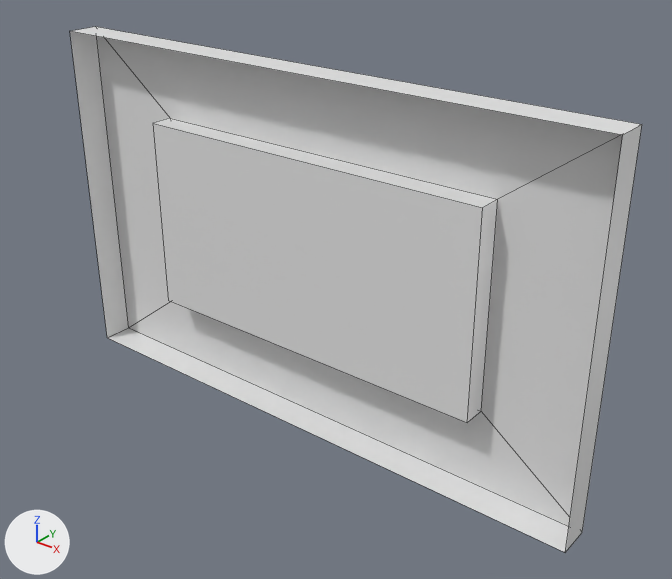
A saved change to the FBX model Assets/Fbx/Vagon/Vagon_Stateroom/Vagon_Stateroom_Equipment_sockets_01.fbx.
Both versions are drawn from a 50 mm lens placed at (7.0645, -1.5932, 2.1167), pointed at (6.9743, -1.4805, 2.0468). Arrows for +X, +Y and +Z are at lower left; the lights stay in place. Mesh edges are drawn as thin lines. Where no turn or scale is listed for an object, it has been applied to the vertices.

Objects in the first picture: 'Vagon_Stateroom_Equipment_sockets_01'.
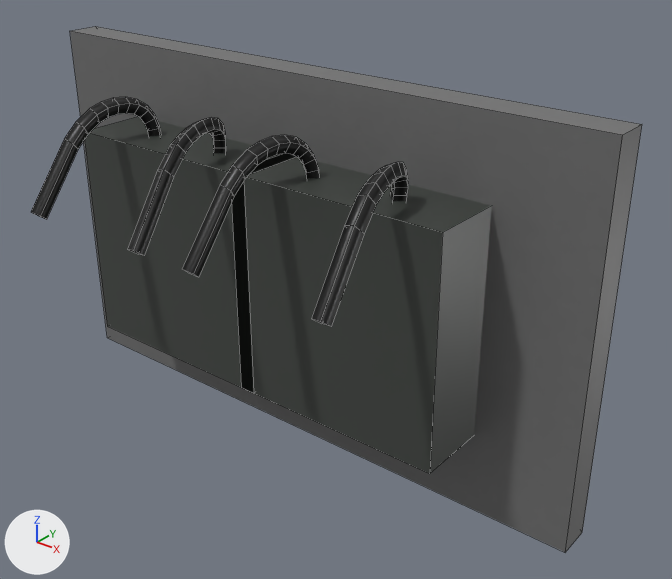
Diff of the bpy script that builds the scene:
```diff
--- a/Assets/Fbx/Vagon/Vagon_Stateroom/Vagon_Stateroom_Equipment_sockets_01.fbx.py
+++ b/Assets/Fbx/Vagon/Vagon_Stateroom/Vagon_Stateroom_Equipment_sockets_01.fbx.py
@@ img_im_body_inner_detals_albedo_png @@
+img_im_body_inner_detals_albedo_png = load_image('IM_Body_inner_Detals_Albedo.png', '../../../Materials/Vagon_inside/IM_Body_inner_Detals_Albedo.png', 4096, 4096, 'sRGB')
@@ img_im_stateroom_albedo_png @@
+img_im_stateroom_albedo_png = load_image('IM_Stateroom_Albedo.png', '../../../Materials/Vagon_inside/IM_Stateroom_Albedo.png', 4096, 4096, 'sRGB')
@@ mat_im_stateroom @@
 mat_im_stateroom = principled_material('IM_Stateroom')
-mat_im_stateroom.base_color = (0.8, 0.8, 0.8)  # white #e7e7e7
+mat_im_stateroom.texture = img_im_stateroom_albedo_png
 mat_im_stateroom.roughness = 0.4
@@ mat_im_body_inner_detals @@
+mat_im_body_inner_detals = principled_material('IM_Body_inner_Detals')
+mat_im_body_inner_detals.texture = img_im_body_inner_detals_albedo_png
+mat_im_body_inner_detals.roughness = 0.4
@@ me_vagon_stateroom_equipment_sockets_01 @@
 # used by ob_vagon_stateroom_equipment_sockets_01; location = (6.9748, -1.4729, 2.0475)
-me_vagon_stateroom_equipment_sockets_01.from_pydata(...)  # 211 vertices, 223 faces; spans x -0.0705..0.0452, y -0.005..0.0016, z -0.0353..0.0345
+me_vagon_stateroom_equipment_sockets_01.from_pydata(...)  # 419 vertices, 410 faces; spans x -0.0705..0.0452, y -0.0359..0.0016, z -0.0353..0.0345
+# me_vagon_stateroom_equipment_sockets_01 part 1: a new loose piece of 48 vertices spanning x -0.0079..-0.0008, y -0.0359..-0.0098, z 0.0097..0.0278, in mat_im_body_inner_detals (picture img_im_body_inner_detals_albedo_png)
+# me_vagon_stateroom_equipment_sockets_01 part 2: a new loose piece of 48 vertices spanning x 0.0129..0.0201, y -0.0359..-0.0098, z 0.0097..0.0278, in mat_im_body_inner_detals (picture img_im_body_inner_detals_albedo_png)
+# me_vagon_stateroom_equipment_sockets_01 part 3: a new loose piece of 48 vertices spanning x -0.0456..-0.0385, y -0.0359..-0.0098, z 0.0097..0.0278, in mat_im_body_inner_detals (picture img_im_body_inner_detals_albedo_png)
+# me_vagon_stateroom_equipment_sockets_01 part 4: a new loose piece of 48 vertices spanning x -0.0248..-0.0177, y -0.0359..-0.0098, z 0.0097..0.0278, in mat_im_body_inner_detals (picture img_im_body_inner_detals_albedo_png)
+# me_vagon_stateroom_equipment_sockets_01 part 5
+# 8 vertices are added at x -0.0517..-0.014, y -0.0182..-0.0033, z -0.0204..0.0204
+# 8 new vertices lie (0.0408, 0.0, 0.0) away from vertices in x -0.0517..-0.014, y -0.0182..-0.0033, z -0.0204..0.0204
+# 1 new face joins them, mat_im_stateroom (picture img_im_stateroom_albedo_png)
+# 10 new faces join them, mat_im_body_inner_detals (picture img_im_body_inner_detals_albedo_png)
 me_vagon_stateroom_equipment_sockets_01.materials.append(mat_im_stateroom)
+me_vagon_stateroom_equipment_sockets_01.materials.append(mat_im_body_inner_detals)  # picture img_im_body_inner_detals_albedo_png
```

Pixel boxes (x1, y1, x2, y2) of what changed, in the pictures (672 x 579 px):
'Vagon_Stateroom_Equipment_sockets_01', surface changed, reshaped (white to grey, 7% wider): before (70, 27, 642, 552); after (31, 27, 642, 552)
part 1 of me_vagon_stateroom_equipment_sockets_01, added (black): after (182, 135, 320, 277)
part 2 of me_vagon_stateroom_equipment_sockets_01, added (black): after (311, 162, 408, 326)
part 3 of me_vagon_stateroom_equipment_sockets_01, added (black): after (31, 97, 161, 219)
part 4 of me_vagon_stateroom_equipment_sockets_01, added (black): after (128, 117, 226, 256)
part 5 of me_vagon_stateroom_equipment_sockets_01, added: after (70, 31, 623, 552)
